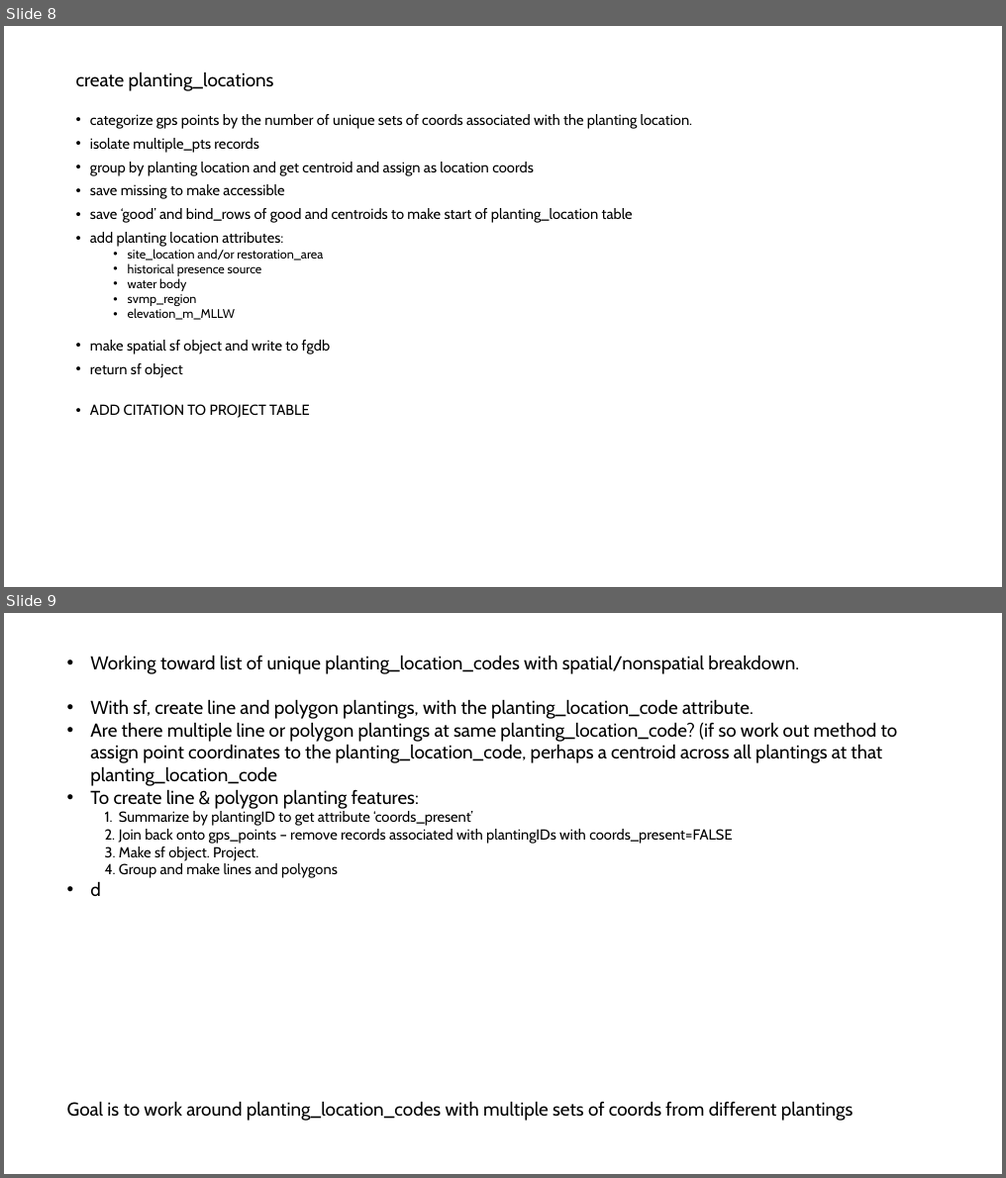
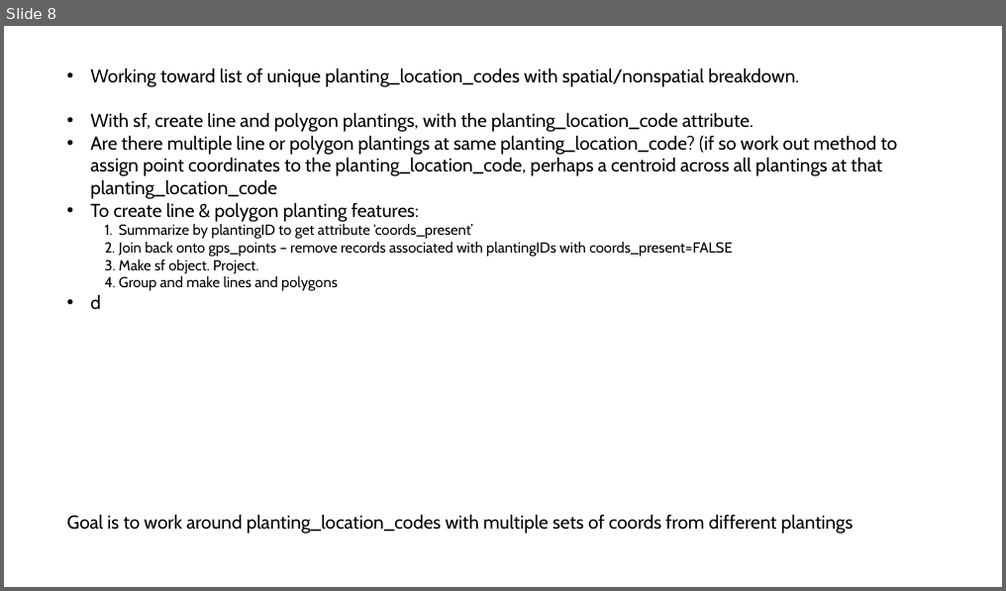
Before and after one commit to WA-Nearshore/seagrass-restoration-processing, a slide deck: docs/seagrass_restoration_storymap_notes.pptx. Shown one above the other, each under a label of ours: slides 8 and 9 before the commit, slide 8 after it. The pictures are 1006x1178 and 1006x591 pixels, drawn with LibreOffice and Linux fonts; fonts in the diff are those of the drawing. Boxes give left, top, right and bottom in pixels: in the first picture for what was removed or moved away, otherwise in the second. Text is boxed around its words. In the diff, an @@ line names an element or a change of style, - is before the commit and + after.

```diff
--- a/docs/seagrass_restoration_storymap_notes.pptx
+++ b/docs/seagrass_restoration_storymap_notes.pptx
@@ slide 8 removed at (x1=4, y1=26, x2=1002, y2=587), background #FFFFFF @@
@@ text removed at (x1=76, y1=73, x2=693, y2=418) @@
-create planting_locations
-• categorize gps points by the number of unique sets of coords associated with the planting location.
-• isolate multiple_pts records
-• group by planting location and get centroid and assign as location coords
-• save missing to make accessible
-• save ‘good’ and bind_rows of good and centroids to make start of planting_location table
-• add planting location attributes:
-  • site_location and/or restoration_area
-  • historical presence source
-  • water body
-  • svmp_region
-  • elevation_m_MLLW
-• make spatial sf object and write to fgdb
-• return sf object
-• ADD CITATION TO PROJECT TABLE
@@ what was slide 9 is now slide 8 @@
```
Also in this commit, not shown: 1 slide changed, 37 other files.
